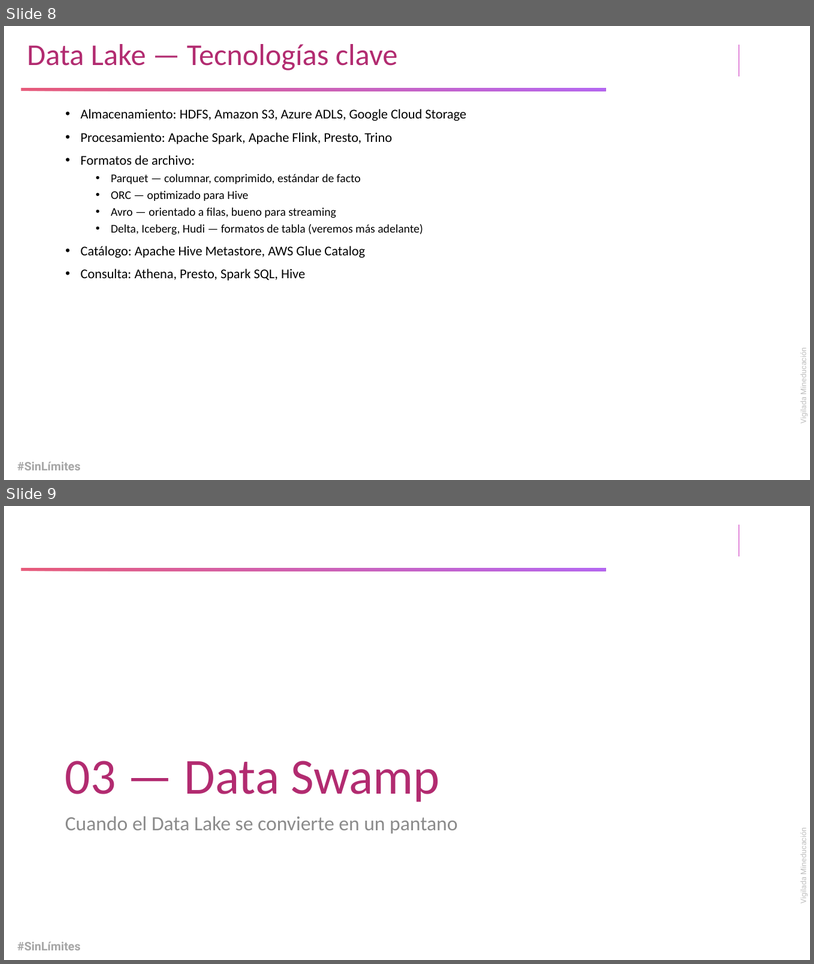
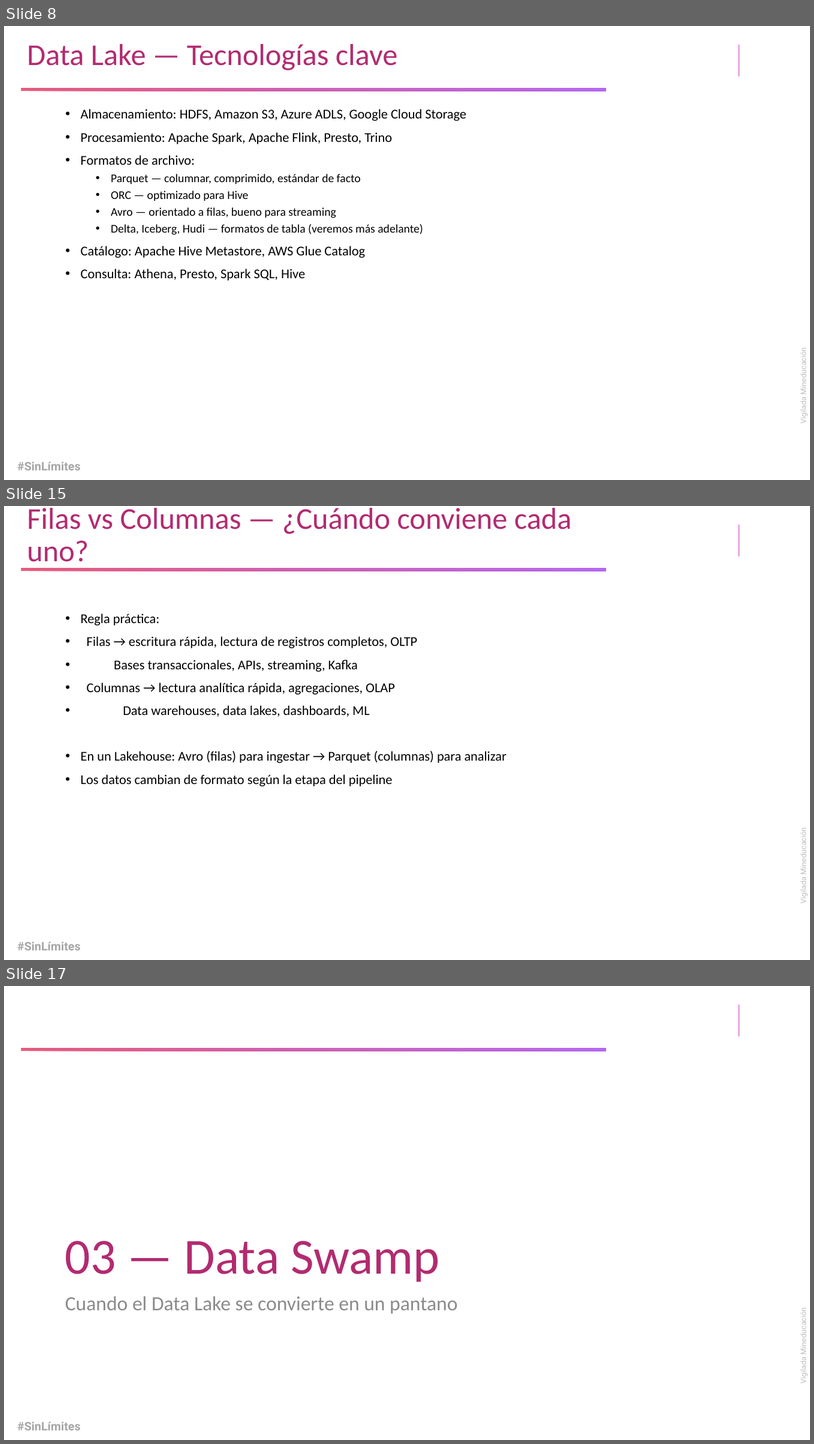
Before and after one commit to LeOsorio123/bigdata-101, a slide deck: resources/lakehouse.pptx. Shown one above the other, each under a label of ours: slides 8 and 9 before the commit, slides 8, 15 and 17 after it; the slides between them are not shown. The pictures are 814x964 and 814x1444 pixels, drawn with LibreOffice and Linux fonts; fonts in the diff are those of the drawing; background and template pictures are left out. Boxes give left, top, right and bottom in pixels: in the first picture for what was removed or moved away, otherwise in the second. Text is boxed around its words. In the diff, an @@ line names an element or a change of style, - is before the commit and + after.

Commit message:
feat(resources): Add Spark 101 presentation and update lakehouse slides
- Add new Spark 101 presentation covering core concepts and architecture
- Update lakehouse presentation with latest content and improvements
- Enhance course materials with comprehensive presentation resources

```diff
--- a/resources/lakehouse.pptx
+++ b/resources/lakehouse.pptx
@@ slide 15 added at <box>4,506,810,960</box>, background #FFFFFF; not listed: 4 template elements that a slide beside it also shows @@
@@ title added at <box>27,508,572,568</box>, 36 pt, text #B22B70 @@
+Filas vs Columnas — ¿Cuándo conviene cada uno?
@@ text added at <box>81,613,507,786</box>, 16 pt, text #000000 @@
+• Regla práctica:
+• Filas → escritura rápida, lectura de registros completos, OLTP
+• Bases transaccionales, APIs, streaming, Kafka
+• Columnas → lectura analítica rápida, agregaciones, OLAP
+• Data warehouses, data lakes, dashboards, ML
+• En un Lakehouse: Avro (filas) para ingestar → Parquet (columnas) para analizar
+• Los datos cambian de formato según la etapa del pipeline
@@ what was slide 9 is now slide 17 @@
```
Also in this commit, not shown: 11 other slides added, 1 other file.
